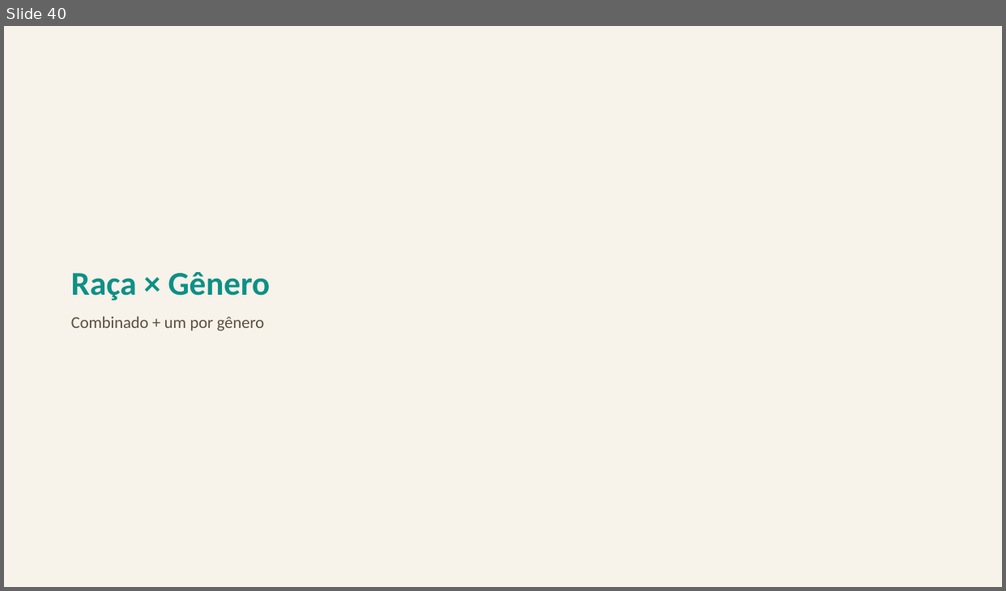
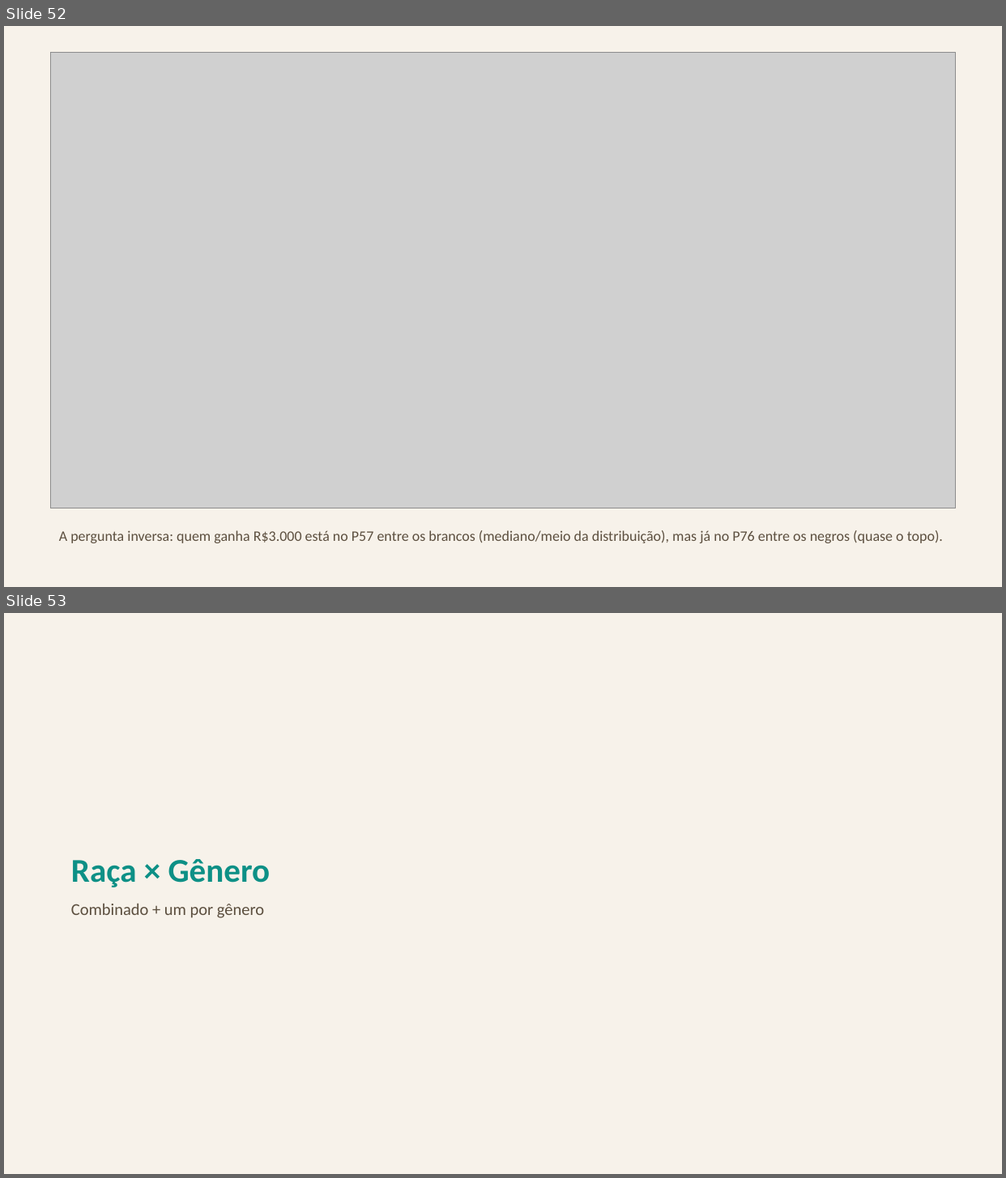
Before and after one commit to FelipeSantanaJ/Hub-Racial-Brasil, a slide deck: docs/Datahub_Racial_Brasil_Fase1.pptx. Shown one above the other, each under a label of ours: slide 40 before the commit, slides 52 and 53 after it. The pictures are 1006x591 and 1006x1178 pixels, drawn with LibreOffice and Linux fonts; fonts in the diff are those of the drawing; grey boxes stand for pictures. Boxes give left, top, right and bottom in pixels: in the first picture for what was removed or moved away, otherwise in the second. Text is boxed around its words. In the diff, an @@ line names an element or a change of style, - is before the commit and + after.

```diff
--- a/docs/Datahub_Racial_Brasil_Fase1.pptx
+++ b/docs/Datahub_Racial_Brasil_Fase1.pptx
@@ slide 52 added at [4,26,1002,587], background #F7F2EA @@
@@ picture added at [50,52,956,509] @@
@@ text added at [59,531,943,544], 14 pt, text #5C4F3F @@
+A pergunta inversa: quem ganha R$3.000 está no P57 entre os brancos (mediano/meio da distribuição), mas já no P76 entre os negros (quase o topo).
@@ what was slide 40 is now slide 53 @@
```
Also in this commit, not shown: 2 slides changed, 12 other slides added.
